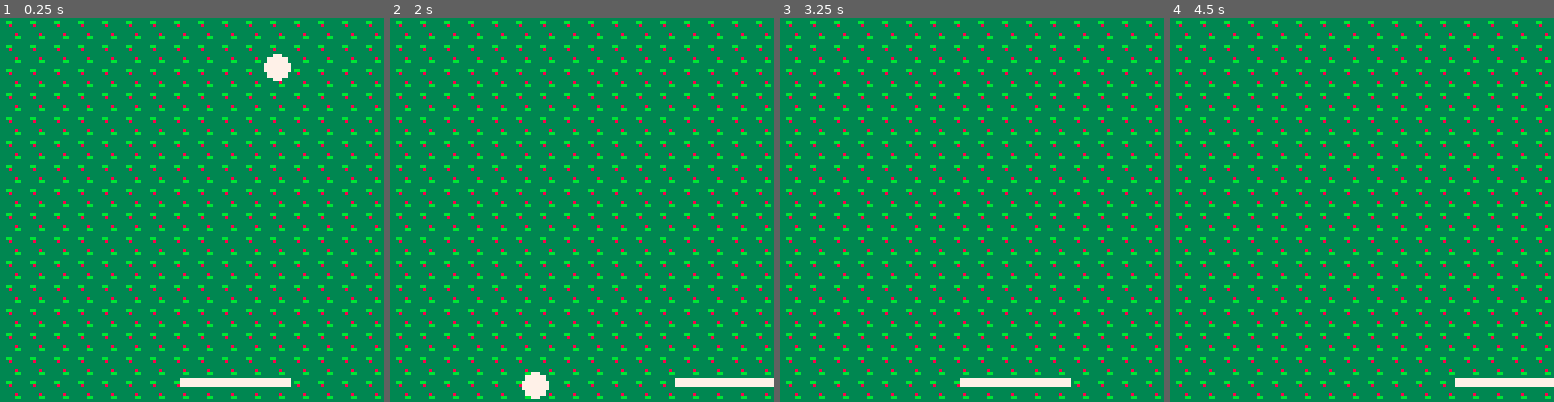
Above: before the commit, frames 1-4 (left to right).
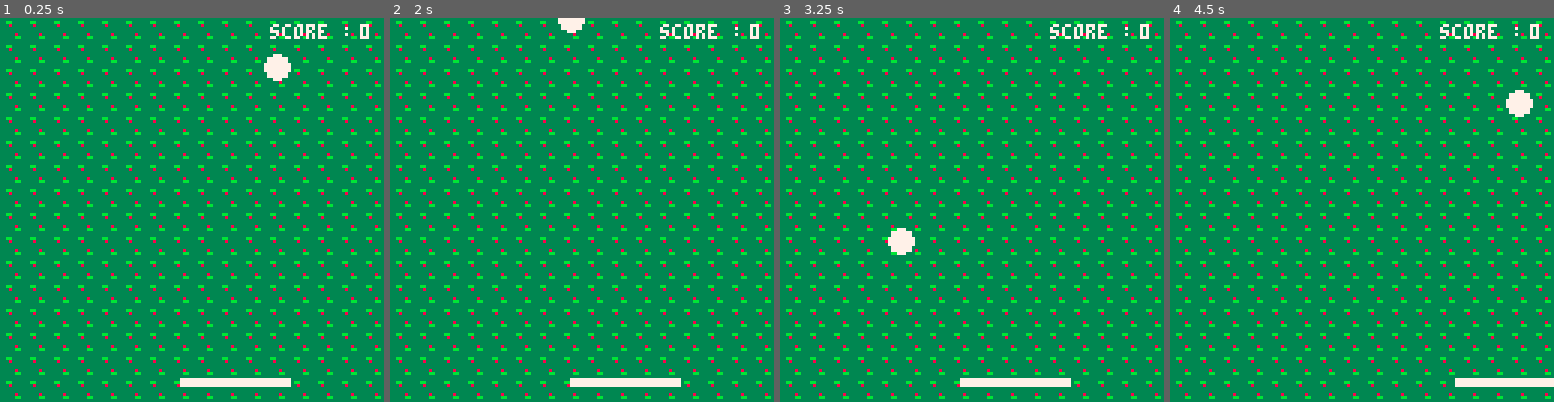
Above: after the commit, the same moments.

Repository: adatechschool/PC-pico8-maraalno
Game: PICO-8 cartridge monjeu.p8
Same seed, same stepped clock (60 frames per second), same inputs: the game is played once before the commit and once after it.
Inputs:
- Up to frame 1 (0.25 s): no input
- Up to frame 2 (2 s): hold Right from 1.6 s (still down)
- Up to frame 3 (3.25 s): release Right at 2.1 s; hold Right 2.47-3.03 s; hold Left from 3.08 s (still down)
- Up to frame 4 (4.5 s): release Left at 3.58 s; hold Right from 4.02 s (still down)

The runs differ from the first frame. In frame 1, 0.4% of the frame differs, in the area x 70-97%, y 1-6%; in frame 2, 2.2%, in the area x 34-100%, y 0-100%; in frame 3, 0.7%; in frame 4, 0.7%.

Commit message:
[Feature_code_GameOver]+score v1

Diff:
--- a/monjeu.p8
+++ b/monjeu.p8
@@ -17,6 +17,8 @@
 		speedy=2,
 		speedup=0,5
 	}
+
+	p_score = 0
 end
 
 function _update()
@@ -33,6 +35,8 @@
 
  move_ball()
  collision()
+ ball_reset()
+ player_score()
 
 end
 
@@ -47,6 +51,9 @@
 	--balle
 	circfill(ball.x,ball.y,ball.r,7)
 
+	-- score
+	print(p_score, 120, 2, 7)
+	print("score :", 90,2,7)
 
 end
 
@@ -114,6 +121,29 @@
 
 
 
+-->8
+-- game over
+
+function ball_reset()
+	if ball.y>120 then
+	_init()
+	end
+end
+-->8
+-- score
+
+function player_score()
+		if((ball.x)>=p.x+3)
+	 	and
+			((ball.x)<=(p.x+p.w+3))
+			and
+			((ball.y+2)>=p.y)
+			and
+			((ball.y+2)<=(p.y+p.h))
+			then
+			p_score+=1
+		end
+end
 __gfx__
 00000000eeeeeeeecccccccc3333333399999999000000001111111100643b000000000000000000000000000000000000000000000000000000000000000000
 00000000e88ee88ecc77cccc33bb3333a99a99a902200220117171710d8ef9a00000000000000000000000000000000000000000000000000000000000000000
